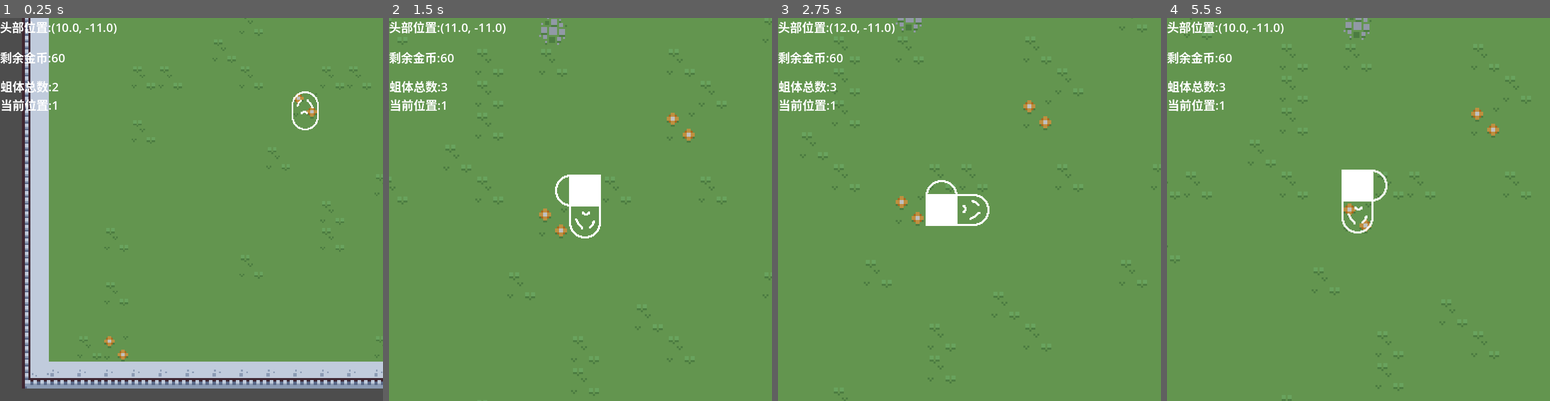
Above: before the commit, frames 1-4 (left to right).
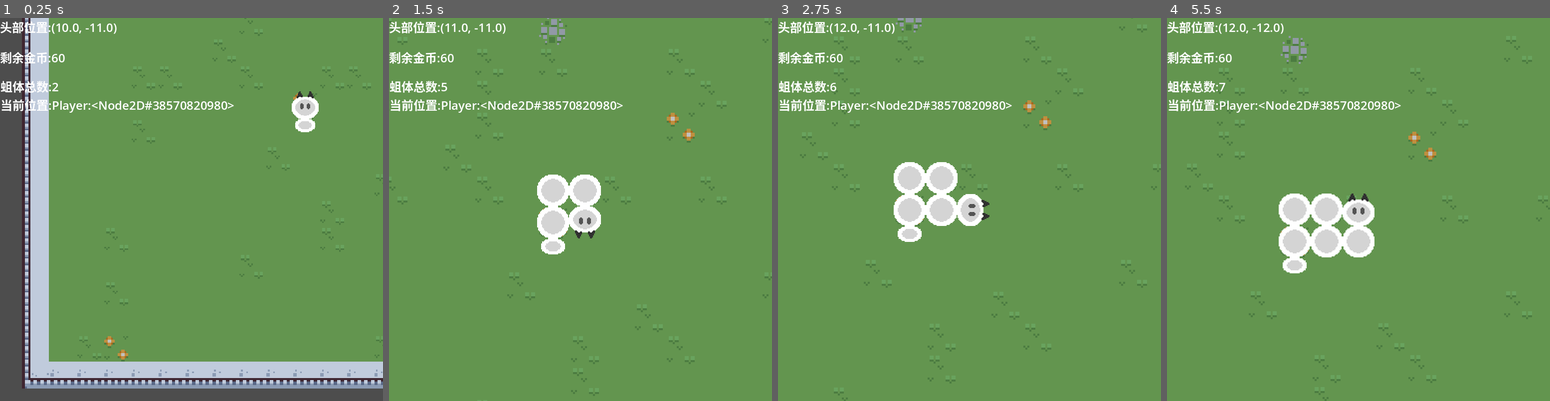
Above: after the commit, the same moments.

Repository: wotaicaili/HolySquirm
Game: Godot game, scene res://scenes/game/game.tscn
Same seed, same stepped clock (60 frames per second), same inputs: the game is played once before the commit and once after it.
Inputs:
- Up to frame 1 (0.25 s): no input
- Up to frame 2 (1.5 s): tap Enter at 0.5 s; hold Right 0.53-1.28 s; hold Down from 1.28 s (still down)
- Up to frame 3 (2.75 s): release Down at 2.03 s; hold Right from 2.03 s (still down)
- Up to frame 4 (5.5 s): release Right at 2.78 s; hold Up 2.78-3.53 s; hold Left 3.53-5.03 s; hold Down from 5.03 s (still down)

The runs differ from the first frame. In frame 1, 1.0% of the frame differs, in the area x 13-84%, y 19-30%; in frame 2, 2.8%; in frame 3, 3.4%; in frame 4, 7.1%, in the area x 0-100%, y 0-100%.
Error after the commit: Parse Error: Class "Potato" hides a global script class. (res://scenes/potato/potato.gd:2)

Commit message:
potato mine

Diff:
--- a/assists/array_2d.gd
+++ b/assists/array_2d.gd
@@ -37,3 +37,12 @@
 			if v:
 				count += 1
 	return count
+
+func count_value(value: int = 1) -> int:
+	var count := 0
+	for y in values:
+		for x in values[y]:
+			var v = values[y][x]
+			if v == value:
+				count += 1
+	return count
--- a/autoloads/game_manager.gd
+++ b/autoloads/game_manager.gd
@@ -7,7 +7,7 @@
 
 var player: Player
 
-var grid_entities: Array2D = Array2D.new(FIELD_X_RANGE, FIELD_Y_RANGE, 0)
+var grid_entities: Array2D = Array2D.new(FIELD_X_RANGE, FIELD_Y_RANGE, null)
 var grid_coins: Array2D = Array2D.new(FIELD_X_RANGE, FIELD_Y_RANGE, null)
 
 func _ready() -> void:
@@ -22,7 +22,10 @@
 
 func update_entity():
 	grid_entities.clear()
-	for worm in get_tree().get_nodes_in_group("worm"):
-		if worm is Worm:
-			for grid_pos in worm.body:
-				grid_entities.set_value(grid_pos, 1)
+	for entity in get_tree().get_nodes_in_group("entity"):
+		if entity is Worm:
+			for grid_pos in entity.body:
+				grid_entities.set_value(grid_pos, entity)
+		elif entity is Potato:
+			for grid_pos in entity.body:
+				grid_entities.set_value(grid_pos, entity)
--- a/project.godot
+++ b/project.godot
@@ -36,6 +36,7 @@
 coin=""
 player=""
 worm=""
+entity=""
 
 [layer_names]
 
--- a/scenes/game/coin_manager.gd
+++ b/scenes/game/coin_manager.gd
@@ -3,8 +3,10 @@
 
 const COIN = preload("res://scenes/coin/coin.tscn")
 
+@export var init_quantity: int = 60
+
 func _ready() -> void:
-	for i in range(60):
+	for i in range(init_quantity):
 		var x = randi_range(1, GameManager.FIELD_SIZE.x - 2)
 		var y = randi_range(-3, GameManager.FIELD_SIZE.y + 2)
 		spawn(Vector2(x, y))
--- a/scenes/game/debug.gd
+++ b/scenes/game/debug.gd
@@ -11,6 +11,8 @@
 
 func _ready() -> void:
 	player = GameManager.player
+	if debug:
+		player.to_grow = 30
 
 func _process(delta: float) -> void:
 	var head = player.body[0]
@@ -30,7 +32,7 @@
 		current_grid_value = null
 	current_grid_info.text = "\n当前位置:\t" + str(current_grid_value)
 
-	body_info.text = "蛆体总数:\t" + str(GameManager.grid_entities.count_valid())
+	body_info.text = "蛆体总数:\t" + str(GameManager.grid_entities.count_valid() - $"../PotatoManager".get_child_count() * 4)
 
 func _debug_setter(value: bool):
 	debug = value
--- a/scenes/game/game.tscn
+++ b/scenes/game/game.tscn
@@ -6,6 +6,8 @@
 [ext_resource type="PackedScene" uid="uid://bc6s2qyn6j82p" path="res://scenes/worm/player.tscn" id="3_0sr1o"]
 [ext_resource type="Script" uid="uid://c3jrqdoatx7at" path="res://scenes/game/coin_manager.gd" id="3_kelw5"]
 [ext_resource type="Script" uid="uid://bbg7w18ly0jhh" path="res://scenes/game/debug.gd" id="6_5i0tg"]
+[ext_resource type="Script" uid="uid://ddfj7u672hl86" path="res://scenes/game/shooter_manager.gd" id="6_87uf6"]
+[ext_resource type="Script" uid="uid://bmh2jen08o6e1" path="res://scenes/game/potato_manager.gd" id="7_2a8rs"]
 
 [node name="Game" type="Node2D"]
 script = ExtResource("1_lfrn8")
@@ -39,6 +41,12 @@
 [node name="CoinManager" type="Node2D" parent="."]
 script = ExtResource("3_kelw5")
 
+[node name="ShooterManager" type="Node2D" parent="."]
+script = ExtResource("6_87uf6")
+
+[node name="PotatoManager" type="Node2D" parent="."]
+script = ExtResource("7_2a8rs")
+
 [node name="DEBUG" type="CanvasLayer" parent="."]
 script = ExtResource("6_5i0tg")
 debug = true
--- /dev/null
+++ b/scenes/game/potato_manager.gd
@@ -0,0 +1,18 @@
+extends Node2D
+class_name PotatoManager
+
+const POTATO = preload("res://scenes/potato/potato.tscn")
+
+@export var init_quantity: int = 30
+
+func _ready() -> void:
+	for i in range(init_quantity):
+		var x = randi_range(1, GameManager.FIELD_SIZE.x - 3)
+		var y = randi_range(-21, GameManager.FIELD_SIZE.y + 2)
+		spawn(Vector2(x, y))
+
+func spawn(g_pos: Vector2):
+	var potato = POTATO.instantiate()
+	potato.body = [g_pos,g_pos+Vector2(1,0),g_pos+Vector2(0,1),g_pos+Vector2(1,1)]
+	add_child(potato)
+	potato.place()
--- /dev/null
+++ b/scenes/game/shooter_manager.gd
@@ -0,0 +1 @@
+extends Node2D
--- /dev/null
+++ b/scenes/potato/potato.gd
@@ -0,0 +1,24 @@
+extends Node2D
+class_name Potato
+
+@export var body: Array = [Vector2(0,0),Vector2(1,0),Vector2(0,1),Vector2(1,1)]: # 占四个格子，第一个为左上角
+	set(value):
+		body = value
+		center = (body[0] + body[3]) / 2.0
+@onready var potato_anim: AnimatedSprite2D = $PotatoAnim
+@onready var explosion_sprite: Sprite2D = $ExplosionSprite
+
+var center: Vector2
+
+func _ready():
+	potato_anim.show()
+	explosion_sprite.hide()
+
+func place():
+	global_position = Util.grid2real(center)
+
+func explode():
+	potato_anim.hide()
+	explosion_sprite.show()
+	await get_tree().create_timer(1.0).timeout
+	queue_free()
--- /dev/null
+++ b/scenes/potato/potato.tscn
@@ -0,0 +1,31 @@
+[gd_scene load_steps=6 format=3 uid="uid://dqwccxbaofj1e"]
+
+[ext_resource type="Script" uid="uid://bssh8hx62qt4g" path="res://scenes/potato/potato.gd" id="1_vdms6"]
+[ext_resource type="Texture2D" uid="uid://cp35djisohbj5" path="res://assets/mine/potato_mine_1.png" id="2_p1xeq"]
+[ext_resource type="Texture2D" uid="uid://78cqw7s1hhtp" path="res://assets/mine/potato_mine_2.png" id="3_6s16c"]
+[ext_resource type="Texture2D" uid="uid://dddypfsbe6e4w" path="res://assets/mine/explosion.png" id="4_yg5kp"]
+
+[sub_resource type="SpriteFrames" id="SpriteFrames_5tvwn"]
+animations = [{
+"frames": [{
+"duration": 1.0,
+"texture": ExtResource("2_p1xeq")
+}, {
+"duration": 1.0,
+"texture": ExtResource("3_6s16c")
+}],
+"loop": true,
+"name": &"default",
+"speed": 1.0
+}]
+
+[node name="Potato" type="Node2D" groups=["entity"]]
+scale = Vector2(0.6, 0.6)
+script = ExtResource("1_vdms6")
+
+[node name="PotatoAnim" type="AnimatedSprite2D" parent="."]
+sprite_frames = SubResource("SpriteFrames_5tvwn")
+autoplay = "default"
+
+[node name="ExplosionSprite" type="Sprite2D" parent="."]
+texture = ExtResource("4_yg5kp")
--- /dev/null
+++ b/scenes/sniper/sniper.gd
@@ -0,0 +1,24 @@
+extends Node2D
+class_name Potato
+
+@export var body: Array = [Vector2(0,0),Vector2(1,0),Vector2(0,1),Vector2(1,1)]: # 占四个格子，第一个为左上角
+	set(value):
+		body = value
+		center = (body[0] + body[3]) / 2.0
+@onready var potato_anim: AnimatedSprite2D = $PotatoAnim
+@onready var explosion_sprite: Sprite2D = $ExplosionSprite
+
+var center: Vector2
+
+func _ready():
+	potato_anim.show()
+	explosion_sprite.hide()
+
+func place():
+	global_position = Util.grid2real(center)
+
+func explode():
+	potato_anim.hide()
+	explosion_sprite.show()
+	await get_tree().create_timer(1.0).timeout
+	queue_free()
--- /dev/null
+++ b/scenes/sniper/sniper.tscn
@@ -0,0 +1,31 @@
+[gd_scene load_steps=6 format=3 uid="uid://slgf6p4ch1fe"]
+
+[ext_resource type="Script" uid="uid://bssh8hx62qt4g" path="res://scenes/potato/potato.gd" id="1_8munb"]
+[ext_resource type="Texture2D" uid="uid://cp35djisohbj5" path="res://assets/mine/potato_mine_1.png" id="2_12h7w"]
+[ext_resource type="Texture2D" uid="uid://78cqw7s1hhtp" path="res://assets/mine/potato_mine_2.png" id="3_d4dr0"]
+[ext_resource type="Texture2D" uid="uid://dddypfsbe6e4w" path="res://assets/mine/explosion.png" id="4_klm80"]
+
+[sub_resource type="SpriteFrames" id="SpriteFrames_5tvwn"]
+animations = [{
+"frames": [{
+"duration": 1.0,
+"texture": ExtResource("2_12h7w")
+}, {
+"duration": 1.0,
+"texture": ExtResource("3_d4dr0")
+}],
+"loop": true,
+"name": &"default",
+"speed": 1.0
+}]
+
+[node name="Potato" type="Node2D" groups=["entity"]]
+scale = Vector2(0.6, 0.6)
+script = ExtResource("1_8munb")
+
+[node name="PotatoAnim" type="AnimatedSprite2D" parent="."]
+sprite_frames = SubResource("SpriteFrames_5tvwn")
+autoplay = "default"
+
+[node name="ExplosionSprite" type="Sprite2D" parent="."]
+texture = ExtResource("4_klm80")
--- a/scenes/worm/player.tscn
+++ b/scenes/worm/player.tscn
@@ -1,11 +1,11 @@
 [gd_scene load_steps=5 format=3 uid="uid://bc6s2qyn6j82p"]
 
 [ext_resource type="Script" uid="uid://cvvcc0tkloxu" path="res://scenes/worm/player.gd" id="1_orqdw"]
-[ext_resource type="Texture2D" uid="uid://c8awpqn2houq7" path="res://assets/mine/head-1.png" id="2_bogjt"]
+[ext_resource type="Texture2D" uid="uid://yfuh6ha771us" path="res://assets/mine/head.png" id="2_bogjt"]
 [ext_resource type="Texture2D" uid="uid://dply5j6tjq1u8" path="res://assets/mine/body.png" id="3_baw2p"]
 [ext_resource type="Texture2D" uid="uid://dhsegf6t1buk0" path="res://assets/mine/tail.png" id="4_dipe0"]
 
-[node name="Player" type="Node2D" groups=["player", "worm"]]
+[node name="Player" type="Node2D" groups=["entity", "player", "worm"]]
 script = ExtResource("1_orqdw")
 head_texture = ExtResource("2_bogjt")
 body_texture = ExtResource("3_baw2p")
--- a/scenes/worm/worm.gd
+++ b/scenes/worm/worm.gd
@@ -47,13 +47,14 @@
 	else:
 		to_grow -= 1
 
-	var value = GameManager.grid_entities.get_value(new_head)
-	if value:
-		print(new_head, value)
+	var entity = GameManager.grid_entities.get_value(new_head)
+	if entity:
+		if entity is Potato:
+			entity.explode()
 		self.die()
-
-	body.insert(0, new_head)
-	update_worm_visual()
+	else:
+		body.insert(0, new_head)
+		update_worm_visual()
 
 	move_timer = 0.0
 
--- a/scenes/worm/worm.tscn
+++ b/scenes/worm/worm.tscn
@@ -5,7 +5,7 @@
 [ext_resource type="Texture2D" uid="uid://dply5j6tjq1u8" path="res://assets/mine/body.png" id="3_tho4f"]
 [ext_resource type="Texture2D" uid="uid://dhsegf6t1buk0" path="res://assets/mine/tail.png" id="4_m7nxi"]
 
-[node name="Worm" type="Node2D" groups=["worm"]]
+[node name="Worm" type="Node2D" groups=["entity", "worm"]]
 script = ExtResource("1_bk7x7")
 head_texture = ExtResource("2_yiom0")
 body_texture = ExtResource("3_tho4f")
Binary file changed: assets/mine/body.png
Binary file added: assets/mine/explosion.png
Not shown, added: assets/mine/explosion.png.import
Binary file changed: assets/mine/head.png
Binary file added: assets/mine/potato_mine_1.png
Not shown, added: assets/mine/potato_mine_1.png.import
Binary file added: assets/mine/potato_mine_2.png
Not shown, added: assets/mine/potato_mine_2.png.import
Binary file changed: assets/mine/tail.png
Not shown: 1 places in scenes/game/game.tscn that only renumber resources
Not shown, added: scenes/game/potato_manager.gd.uid
Not shown, added: scenes/game/shooter_manager.gd.uid
(and 2 more such lines)
